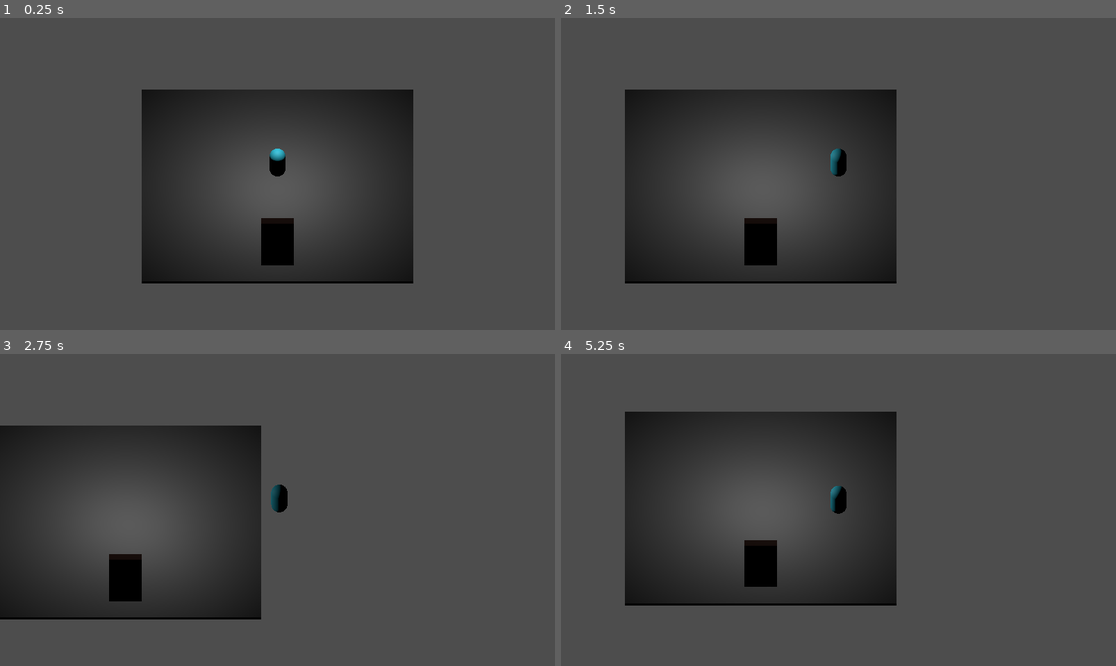
Above: before the commit, frames 1-4 (two rows, left to right).
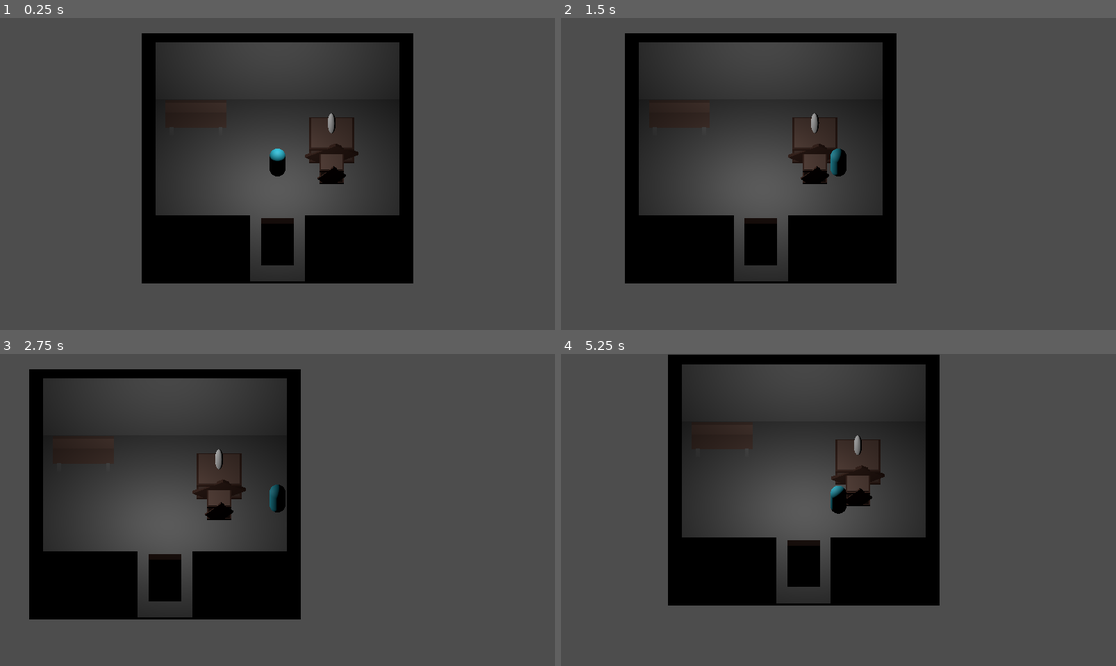
Above: after the commit, the same moments.

Repository: unfrgivn/wilds-of-cloverhollow
Game: Godot game, scene res://game/scenes/areas/cloverhollow/Area_Cloverhollow_FaeHouse.tscn
The game is run twice, just before and just after one commit, with the same random seed, the same clock (stepped at 60 frames per second) and the same inputs. This scene is started directly instead of the project's main scene.
Inputs (mouse positions are in pixels of both pictures, inside the frame that each line leads up to):
- Up to frame 1 (0.25 s): no input
- Up to frame 2 (1.5 s): tap Enter at 0.5 s; move the mouse to (960, 158) at 0.52 s; hold D (move_right) 0.53-1.25 s; hold E (interact) 0.53-1.25 s; click (960, 158) at 0.67 s; drag from (727, 189) to (810, 236) at 1.27 s
- Up to frame 3 (2.75 s): tap Space at 2 s; move the mouse to (333, 441) at 2.02 s; hold D (move_right) from 2.03 s (still down); hold E (interact) from 2.03 s (still down)
- Up to frame 4 (5.25 s): release D (move_right) at 2.75 s; release E (interact) at 2.75 s; drag from (810, 572) to (672, 463) at 2.77 s; tap Enter at 3.5 s; move the mouse to (1005, 556) at 3.52 s; hold A (move_left) 3.53-4.25 s; hold E (interact) 3.53-4.25 s; drag from (672, 463) to (755, 432) at 4.27 s; tap Space at 5 s; move the mouse to (866, 510) at 5.02 s; hold S (move_down) from 5.03 s (still down); hold E (interact) from 5.03 s (still down); click (866, 510) at 5.17 s

The runs differ from the first frame. In frame 1, 15% of the frame differs, in the area x 25-75%, y 4-85%; in frame 2, 15%; in frame 3, 20%; in frame 4, 22%, in the area x 11-69%, y 0-81%.

Commit message:
Milestone 17: Fae house interior + routing

Diff:
--- a/game/scenes/areas/cloverhollow/Area_Cloverhollow_FaeHouse.tscn
+++ b/game/scenes/areas/cloverhollow/Area_Cloverhollow_FaeHouse.tscn
@@ -1,9 +1,17 @@
-[gd_scene load_steps=6 format=3]
+[gd_scene load_steps=18 format=3]
 
 [ext_resource type="Script" path="res://game/scripts/scene/spawn_marker.gd" id="1_spawn"]
 [ext_resource type="PackedScene" path="res://game/scenes/exploration/FollowCameraRig.tscn" id="2_cam"]
 [ext_resource type="PackedScene" path="res://game/scenes/exploration/Player.tscn" id="3_player"]
 [ext_resource type="PackedScene" path="res://game/scenes/props/Door.tscn" id="4_door"]
+[ext_resource type="PackedScene" path="res://game/assets/props/bench.tscn" id="5_bench"]
+[ext_resource type="PackedScene" path="res://game/assets/props/crate.tscn" id="6_crate"]
+[ext_resource type="PackedScene" path="res://game/assets/props/flower_pot.tscn" id="7_flower"]
+[ext_resource type="PackedScene" path="res://game/assets/props/barrel.tscn" id="8_barrel"]
+
+[sub_resource type="NavigationMesh" id="NavigationMesh_1"]
+vertices = PackedVector3Array(-4.5, 0.1, -4.5, -4.5, 0.1, 4.5, 4.5, 0.1, 4.5, 4.5, 0.1, -4.5)
+polygons = [PackedInt32Array(0, 1, 2, 3)]
 
 [sub_resource type="BoxMesh" id="BoxMesh_floor"]
 size = Vector3(10, 0.1, 10)
@@ -11,15 +19,78 @@
 [sub_resource type="BoxShape3D" id="BoxShape3D_floor"]
 size = Vector3(10, 0.1, 10)
 
+[sub_resource type="BoxMesh" id="BoxMesh_wall_h"]
+size = Vector3(10, 3, 0.5)
+
+[sub_resource type="BoxShape3D" id="BoxShape3D_wall_h"]
+size = Vector3(10, 3, 0.5)
+
+[sub_resource type="BoxMesh" id="BoxMesh_wall_v"]
+size = Vector3(0.5, 3, 9)
+
+[sub_resource type="BoxShape3D" id="BoxShape3D_wall_v"]
+size = Vector3(0.5, 3, 9)
+
+[sub_resource type="BoxMesh" id="BoxMesh_wall_s"]
+size = Vector3(4, 3, 0.5)
+
+[sub_resource type="BoxShape3D" id="BoxShape3D_wall_s"]
+size = Vector3(4, 3, 0.5)
+
 [node name="Area_Cloverhollow_FaeHouse" type="Node3D"]
 
-[node name="Floor" type="StaticBody3D" parent="."]
+[node name="NavigationRegion3D" type="NavigationRegion3D" parent="."]
+navigation_mesh = SubResource("NavigationMesh_1")
 
-[node name="MeshInstance3D" type="MeshInstance3D" parent="Floor"]
+[node name="Floor" type="StaticBody3D" parent="NavigationRegion3D"]
+
+[node name="MeshInstance3D" type="MeshInstance3D" parent="NavigationRegion3D/Floor"]
 mesh = SubResource("BoxMesh_floor")
 
-[node name="CollisionShape3D" type="CollisionShape3D" parent="Floor"]
+[node name="CollisionShape3D" type="CollisionShape3D" parent="NavigationRegion3D/Floor"]
 shape = SubResource("BoxShape3D_floor")
+
+[node name="Walls" type="StaticBody3D" parent="NavigationRegion3D"]
+
+[node name="Wall_N" type="MeshInstance3D" parent="NavigationRegion3D/Walls"]
+transform = Transform3D(1, 0, 0, 0, 1, 0, 0, 0, 1, 0, 1.5, -4.75)
+mesh = SubResource("BoxMesh_wall_h")
+
+[node name="Col_N" type="CollisionShape3D" parent="NavigationRegion3D/Walls"]
+transform = Transform3D(1, 0, 0, 0, 1, 0, 0, 0, 1, 0, 1.5, -4.75)
+shape = SubResource("BoxShape3D_wall_h")
+
+[node name="Wall_E" type="MeshInstance3D" parent="NavigationRegion3D/Walls"]
+transform = Transform3D(1, 0, 0, 0, 1, 0, 0, 0, 1, 4.75, 1.5, 0)
+mesh = SubResource("BoxMesh_wall_v")
+
+[node name="Col_E" type="CollisionShape3D" parent="NavigationRegion3D/Walls"]
+transform = Transform3D(1, 0, 0, 0, 1, 0, 0, 0, 1, 4.75, 1.5, 0)
+shape = SubResource("BoxShape3D_wall_v")
+
+[node name="Wall_W" type="MeshInstance3D" parent="NavigationRegion3D/Walls"]
+transform = Transform3D(1, 0, 0, 0, 1, 0, 0, 0, 1, -4.75, 1.5, 0)
+mesh = SubResource("BoxMesh_wall_v")
+
+[node name="Col_W" type="CollisionShape3D" parent="NavigationRegion3D/Walls"]
+transform = Transform3D(1, 0, 0, 0, 1, 0, 0, 0, 1, -4.75, 1.5, 0)
+shape = SubResource("BoxShape3D_wall_v")
+
+[node name="Wall_S_1" type="MeshInstance3D" parent="NavigationRegion3D/Walls"]
+transform = Transform3D(1, 0, 0, 0, 1, 0, 0, 0, 1, -3, 1.5, 4.75)
+mesh = SubResource("BoxMesh_wall_s")
+
+[node name="Col_S_1" type="CollisionShape3D" parent="NavigationRegion3D/Walls"]
+transform = Transform3D(1, 0, 0, 0, 1, 0, 0, 0, 1, -3, 1.5, 4.75)
+shape = SubResource("BoxShape3D_wall_s")
+
+[node name="Wall_S_2" type="MeshInstance3D" parent="NavigationRegion3D/Walls"]
+transform = Transform3D(1, 0, 0, 0, 1, 0, 0, 0, 1, 3, 1.5, 4.75)
+mesh = SubResource("BoxMesh_wall_s")
+
+[node name="Col_S_2" type="CollisionShape3D" parent="NavigationRegion3D/Walls"]
+transform = Transform3D(1, 0, 0, 0, 1, 0, 0, 0, 1, 3, 1.5, 4.75)
+shape = SubResource("BoxShape3D_wall_s")
 
 [node name="FollowCameraRig" parent="." instance=ExtResource("2_cam")]
 target_path = NodePath("../Player")
@@ -46,3 +117,20 @@
 transform = Transform3D(1, 0, 0, 0, 1, 0, 0, 0, 1, 0, 0, 4)
 target_scene = "res://game/scenes/areas/cloverhollow/Area_Cloverhollow_Town.tscn"
 target_spawn_id = "Town_FromHouse"
+
+[node name="Props" type="Node3D" parent="."]
+
+[node name="Bed" parent="Props" instance=ExtResource("5_bench")]
+transform = Transform3D(1.5, 0, 0, 0, 1, 0, 0, 0, 1.5, -3, 0, -3)
+
+[node name="Table" parent="Props" instance=ExtResource("6_crate")]
+transform = Transform3D(1.5, 0, 0, 0, 0.8, 0, 0, 0, 1.5, 2, 0, -2)
+
+[node name="Chair" parent="Props" instance=ExtResource("6_crate")]
+transform = Transform3D(0.8, 0, 0, 0, 0.8, 0, 0, 0, 0.8, 2, 0, -0.5)
+
+[node name="Flower" parent="Props" instance=ExtResource("7_flower")]
+transform = Transform3D(1, 0, 0, 0, 1, 0, 0, 0, 1, 2, 0.8, -2)
+
+[node name="Storage" parent="Props" instance=ExtResource("8_barrel")]
+transform = Transform3D(1, 0, 0, 0, 1, 0, 0, 0, 1, -3.5, 0, 3)
--- /dev/null
+++ b/tests/scenarios/house_transition_smoke.json
@@ -0,0 +1,15 @@
+{
+  "id": "house_transition_smoke",
+  "start_scene": "res://game/scenes/areas/cloverhollow/Area_Cloverhollow_FaeHouse.tscn",
+  "seed": 1701,
+  "quit_after_frames": 900,
+  "actions": [
+    {"type": "wait_frames", "frames": 20},
+    {"type": "move_to", "x": 0.0, "z": 4.0, "tolerance": 0.3, "timeout_frames": 600},
+    {"type": "interact"},
+    {"type": "wait_frames", "frames": 60},
+    {"type": "move_to", "x": 5.0, "z": 5.0, "tolerance": 0.4, "timeout_frames": 900},
+    {"type": "wait_frames", "frames": 30},
+    {"type": "capture_checkpoint", "label": "arrived_in_town"}
+  ]
+}
Not shown, changed: docs/working-sessions/plan.md
